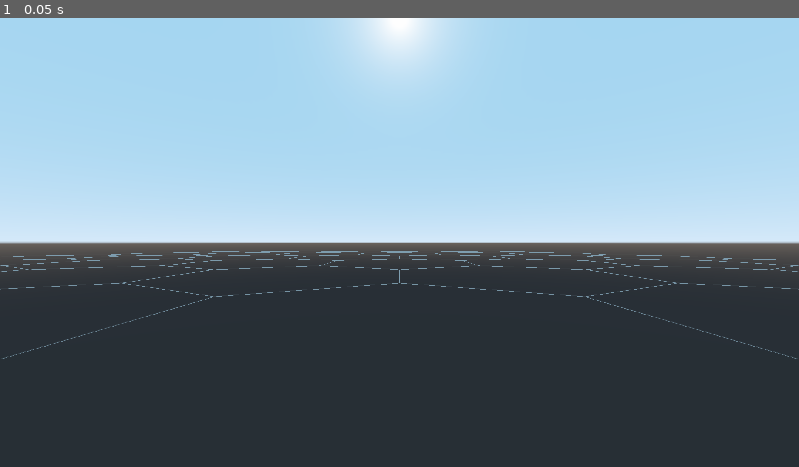
Above: before the commit, frame 1.
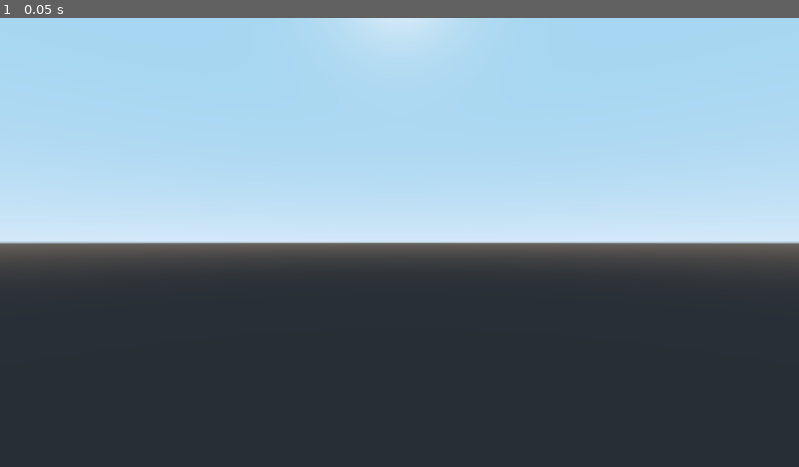
Above: after the commit, the same moment.

Repository: ObsidianBlk/FantasyFleet
Game: Godot game, scene res://Scenes/World.tscn
The game is run twice, just before and just after one commit, with the same random seed, the same clock (stepped at 60 frames per second) and the same inputs.
Inputs:
- Up to frame 1 (0.05 s): no input

The runs differ from the first frame. In frame 1, 1.2% of the frame differs, in the area x 0-100%, y 0-76%.

Commit message:
Have a mostly working 3D camera with loose ties to the 2D camera. Refinement required, but a solid start.

Diff:
--- a/Objects/OrbitCamera/OrbitCamera.gd
+++ b/Objects/OrbitCamera/OrbitCamera.gd
@@ -6,22 +6,26 @@
 export var current : bool = false									setget set_current
 export (int, LAYERS_3D_PHYSICS) var collision_mask : int = 1		setget set_collision_mask
 export (float, 1.0, 180.0, 0.1) var fov : float = 60.0				setget set_fov
+export var near : float = 0.05										setget set_near
+export var far : float = 100.0										setget set_far
 export var min_zoom : float = 0.01
 export var max_zoom : float = 1000.0
 export var zoom_step : float = 2.0
 export var pitch_degree_max : float = 45.0
 export var pitch_degree_min : float = -45.0
-export var smooth_tracking : bool = false
+export var smooth_tracking : bool = false							setget set_smooth_tracking
 export var tracking_duration : float = 0.25
 export var tracking_max_distance : float = 5.0
 
 export var sensitivity : Vector2 = Vector2(0.2, 0.2)
 
-export var target_node_path : NodePath = ""
+export var partner_camera2d_path : NodePath = ""					setget set_partner_camera2d_path
+export var target_node_path : NodePath = ""							setget set_target_node_path
 
 # -----------------------------------------------------------------------------
 # Variables
 # -----------------------------------------------------------------------------
+var _partner_camera_node : Camera2D = null
 var _target_node : Spatial = null
 var _last_target_pos : Vector3 = Vector3.ZERO
 var _tracking_tween : Tween = null
@@ -53,14 +57,42 @@
 		if _camera_node:
 			_camera_node.fov = fov
 
+func set_near(n : float) -> void:
+	if n > 0:
+		near = n
+		if near > far:
+			far = near
+		if _camera_node:
+			_camera_node.near = near
+			_camera_node.far = far
+
+func set_far(f : float) -> void:
+	if f > 0:
+		far = f
+		if far < near:
+			near = far
+		if _camera_node:
+			_camera_node.near = near
+			_camera_node.far = far
+
 func set_target_node_path(tnp : NodePath) -> void:
 	target_node_path = tnp
 	if target_node_path == "":
 		_target_node = null
 	else:
-		var tn = get_node(target_node_path)
+		var tn = get_node_or_null(target_node_path)
 		if tn is Spatial:
 			_target_node = tn
+
+func set_partner_camera2d_path(pnp : NodePath) -> void:
+	partner_camera2d_path = pnp
+	if partner_camera2d_path == "":
+		_partner_camera_node = null
+	else:
+		var c = get_node_or_null(partner_camera2d_path)
+		if c is Camera2D:
+			_partner_camera_node = c
+
 
 func set_smooth_tracking(st : bool) -> void:
 	smooth_tracking = st
@@ -79,6 +111,9 @@
 	set_current(current)
 	set_collision_mask(collision_mask)
 	set_fov(fov)
+	set_near(near)
+	set_far(far)
+	set_partner_camera2d_path(partner_camera2d_path)
 	set_target_node_path(target_node_path)
 
 func _process(_delta) -> void:
@@ -86,6 +121,11 @@
 		if _target_node.global_transform.origin != _last_target_pos:
 			_last_target_pos = _target_node.global_transform.origin
 			_TrackToPosition(_last_target_pos)
+	if _partner_camera_node != null:
+		_partner_camera_node.global_position = Vector2(
+			global_transform.origin.x,
+			global_transform.origin.z
+		)
 
 # -----------------------------------------------------------------------------
 # Private Methods
@@ -120,13 +160,24 @@
 func move(delta_pos : Vector3) -> void:
 	_TrackToPosition(global_transform.origin + delta_pos)
 
+func move_ground(delta_pos : Vector2) -> void:
+	var dp : Vector3 = Vector3(
+		delta_pos.x * sensitivity.x,
+		0.0,
+		delta_pos.y * sensitivity.y
+	).rotated(Vector3.UP, rotation.y)
+	_TrackToPosition(
+		global_transform.origin + dp
+	)
+
 func orbit(yaw : float, pitch : float) -> void:
 	rotation.y = wrapf(rotation.y - (yaw * sensitivity.x), 0.0, TAU)
 	rotation.x = clamp(rotation.x - (pitch * sensitivity.y), deg2rad(pitch_degree_min), deg2rad(pitch_degree_max))
 
 func zoom(amount : float) -> void:
-	var y = _arm_node.transform.origin.y
-	_arm_node.transform.origin.y = max(max_zoom, min(min_zoom, y - amount))
+	var y = _arm_node.transform.origin.z
+	_arm_node.transform.origin.z = min(max_zoom, max(min_zoom, y - amount))
+	print("Zoom: ", _arm_node.transform.origin.z)
 
 func zoom_in() -> void:
 	zoom(-zoom_step)
--- a/Scenes/World.tscn
+++ b/Scenes/World.tscn
@@ -6,6 +6,7 @@
 [ext_resource path="res://Objects/HexMap2D/HexMap2D.tscn" type="PackedScene" id=4]
 [ext_resource path="res://Objects/HexMap3D/HexMap3D.tscn" type="PackedScene" id=5]
 [ext_resource path="res://Scripts/Controllers/CameraCTRL.gd" type="Script" id=6]
+[ext_resource path="res://Objects/OrbitCamera/OrbitCamera.tscn" type="PackedScene" id=7]
 
 [sub_resource type="Resource" id=5]
 script = ExtResource( 3 )
@@ -31,6 +32,8 @@
 
 [node name="CameraCTRL" type="Node" parent="."]
 script = ExtResource( 6 )
+camera3d_path = NodePath("../Viewport3D/OrbitCamera")
+camera2d_path = NodePath("../Viewport2D/Camera2D")
 
 [node name="Viewport3D" type="Viewport" parent="."]
 size = Vector2( 1920, 1080 )
@@ -41,9 +44,11 @@
 [node name="HexMap3D" parent="Viewport3D" instance=ExtResource( 5 )]
 map_data = SubResource( 5 )
 
-[node name="Camera" type="Camera" parent="Viewport3D"]
-transform = Transform( 1, 0, 0, 0, 1, 0, 0, 0, 1, 0, 2.53563, 10 )
+[node name="OrbitCamera" parent="Viewport3D" instance=ExtResource( 7 )]
 current = true
+far = 4000.0
+sensitivity = Vector2( 0.02, 0.02 )
+partner_camera2d_path = NodePath("../../Viewport2D/Camera2D")
 
 [node name="Viewport2D" type="Viewport" parent="."]
 size = Vector2( 1920, 1080 )
@@ -65,5 +70,6 @@
 material = SubResource( 1 )
 anchor_right = 1.0
 anchor_bottom = 1.0
+mouse_filter = 2
 
 [connection signal="resized" from="Canvas/GameScreen" to="." method="_on_GameScreen_resized"]
--- a/Scripts/Controllers/CameraCTRL.gd
+++ b/Scripts/Controllers/CameraCTRL.gd
@@ -12,19 +12,96 @@
 # -----------------------------------------------------------------------------
 # Variables
 # -----------------------------------------------------------------------------
-var _camera3d_node : Camera = null
+var _camera3d_node : Spatial = null
 var _camera2d_node : Camera2D = null
+
+var _axis_strength : Vector2 = Vector2.ZERO
+var _mod_key : Array = [false, false]
 
 # -----------------------------------------------------------------------------
 # Setters / Getters
 # -----------------------------------------------------------------------------
 func set_camera3d_path(p : NodePath) -> void:
-	pass
+	camera3d_path = p
+	if camera3d_path == "":
+		_camera3d_node = null
+	else:
+		var cn = get_node_or_null(camera3d_path)
+		if cn and cn.has_method("move"):
+			_camera3d_node = cn
 
 func set_camera2d_path(p : NodePath) -> void:
-	pass
+	camera2d_path = p
+	if camera2d_path == "":
+		_camera2d_node = null
+	else:
+		var cn = get_node_or_null(camera2d_path)
+		if cn and cn is Camera2D:
+			_camera2d_node = cn
 
 
 # -----------------------------------------------------------------------------
 # Override Methods
 # -----------------------------------------------------------------------------
+func _ready() -> void:
+	set_camera2d_path(camera2d_path)
+	set_camera3d_path(camera3d_path)
+
+func _unhandled_input(event) -> void:
+	if _camera3d_node == null or _camera2d_node == null:
+		return
+
+	if event is InputEventMouseMotion:
+		if _mod_key[0]:
+			_camera3d_node.move_ground(-event.relative)
+		elif _mod_key[1]:
+			_camera3d_node.orbit(event.relative.x, event.relative.y)
+	elif event is InputEventJoypadMotion:
+		pass
+	elif event is InputEventMouseButton:
+		match event.button_index:
+			BUTTON_RIGHT:
+				_mod_key[0] = event.pressed or Input.is_action_pressed("game_shift")
+			BUTTON_MIDDLE:
+				_mod_key[1] = event.pressed or Input.is_action_pressed("game_ctrl")
+			BUTTON_WHEEL_UP:
+				print("Wheel Up!")
+				_camera3d_node.zoom_in()
+			BUTTON_WHEEL_DOWN:
+				print("Wheel Down")
+				_camera3d_node.zoom_out()
+	elif event is InputEventAction:
+		match event.action:
+			"game_up":
+				if event.pressed:
+					_axis_strength.y = 0.0 if Input.is_action_pressed("game_down") else -1.0
+				else:
+					_axis_strength.y = 1.0 if Input.is_action_pressed("game_down") else 0.0
+			"game_down":
+				if event.pressed:
+					_axis_strength.y = 0.0 if Input.is_action_pressed("game_up") else 1.0
+				else:
+					_axis_strength.y = -1.0 if Input.is_action_pressed("game_up") else 0.0
+			"game_left":
+				if event.pressed:
+					_axis_strength.x = 0.0 if Input.is_action_pressed("game_right") else -1.0
+				else:
+					_axis_strength.x = 1.0 if Input.is_action_pressed("game_right") else 0.0
+			"game_right":
+				if event.pressed:
+					_axis_strength.x = 0.0 if Input.is_action_pressed("game_left") else 1.0
+				else:
+					_axis_strength.x = -1.0 if Input.is_action_pressed("game_left") else 0.0
+			"game_shift":
+				_mod_key[0] = event.pressed
+			"game_ctrl":
+				_mod_key[1] = event.pressed
+
+	#if _mod_key[0]:
+	#	_HandleShiftStateEvents(event)
+
+# -----------------------------------------------------------------------------
+# Private Methods
+# -----------------------------------------------------------------------------
+func _HandleShiftStateEvents(event) -> void:
+	pass
--- a/project.godot
+++ b/project.godot
@@ -45,6 +45,43 @@
 window/size/width=1920
 window/size/height=1080
 
+[input]
+
+game_up={
+"deadzone": 0.5,
+"events": [ Object(InputEventKey,"resource_local_to_scene":false,"resource_name":"","device":0,"alt":false,"shift":false,"control":false,"meta":false,"command":false,"pressed":false,"scancode":0,"physical_scancode":87,"unicode":0,"echo":false,"script":null)
+, Object(InputEventKey,"resource_local_to_scene":false,"resource_name":"","device":0,"alt":false,"shift":false,"control":false,"meta":false,"command":false,"pressed":false,"scancode":0,"physical_scancode":16777232,"unicode":0,"echo":false,"script":null)
+ ]
+}
+game_down={
+"deadzone": 0.5,
+"events": [ Object(InputEventKey,"resource_local_to_scene":false,"resource_name":"","device":0,"alt":false,"shift":false,"control":false,"meta":false,"command":false,"pressed":false,"scancode":0,"physical_scancode":83,"unicode":0,"echo":false,"script":null)
+, Object(InputEventKey,"resource_local_to_scene":false,"resource_name":"","device":0,"alt":false,"shift":false,"control":false,"meta":false,"command":false,"pressed":false,"scancode":0,"physical_scancode":16777234,"unicode":0,"echo":false,"script":null)
+ ]
+}
+game_left={
+"deadzone": 0.5,
+"events": [ Object(InputEventKey,"resource_local_to_scene":false,"resource_name":"","device":0,"alt":false,"shift":false,"control":false,"meta":false,"command":false,"pressed":false,"scancode":0,"physical_scancode":65,"unicode":0,"echo":false,"script":null)
+, Object(InputEventKey,"resource_local_to_scene":false,"resource_name":"","device":0,"alt":false,"shift":false,"control":false,"meta":false,"command":false,"pressed":false,"scancode":0,"physical_scancode":16777231,"unicode":0,"echo":false,"script":null)
+ ]
+}
+game_right={
+"deadzone": 0.5,
+"events": [ Object(InputEventKey,"resource_local_to_scene":false,"resource_name":"","device":0,"alt":false,"shift":false,"control":false,"meta":false,"command":false,"pressed":false,"scancode":0,"physical_scancode":68,"unicode":0,"echo":false,"script":null)
+, Object(InputEventKey,"resource_local_to_scene":false,"resource_name":"","device":0,"alt":false,"shift":false,"control":false,"meta":false,"command":false,"pressed":false,"scancode":0,"physical_scancode":16777233,"unicode":0,"echo":false,"script":null)
+ ]
+}
+game_shift={
+"deadzone": 0.5,
+"events": [ Object(InputEventKey,"resource_local_to_scene":false,"resource_name":"","device":0,"alt":false,"shift":false,"control":false,"meta":false,"command":false,"pressed":false,"scancode":0,"physical_scancode":16777237,"unicode":0,"echo":false,"script":null)
+ ]
+}
+game_ctrl={
+"deadzone": 0.5,
+"events": [ Object(InputEventKey,"resource_local_to_scene":false,"resource_name":"","device":0,"alt":false,"shift":false,"control":false,"meta":false,"command":false,"pressed":false,"scancode":0,"physical_scancode":16777238,"unicode":0,"echo":false,"script":null)
+ ]
+}
+
 [physics]
 
 common/enable_pause_aware_picking=true
Not shown: 1 places in Scenes/World.tscn that only renumber resources
